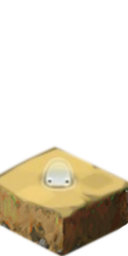
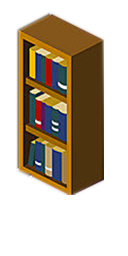
Comparing the layer stacks of the two w=128, h=256 images. Changes:
added layer "etagere" above "parquet" over left=15, top=11, right=104, bottom=195
hid "piege copie" over left=0, top=144, right=128, bottom=220
hid "A GARDER copie" over left=0, top=176, right=128, bottom=256
